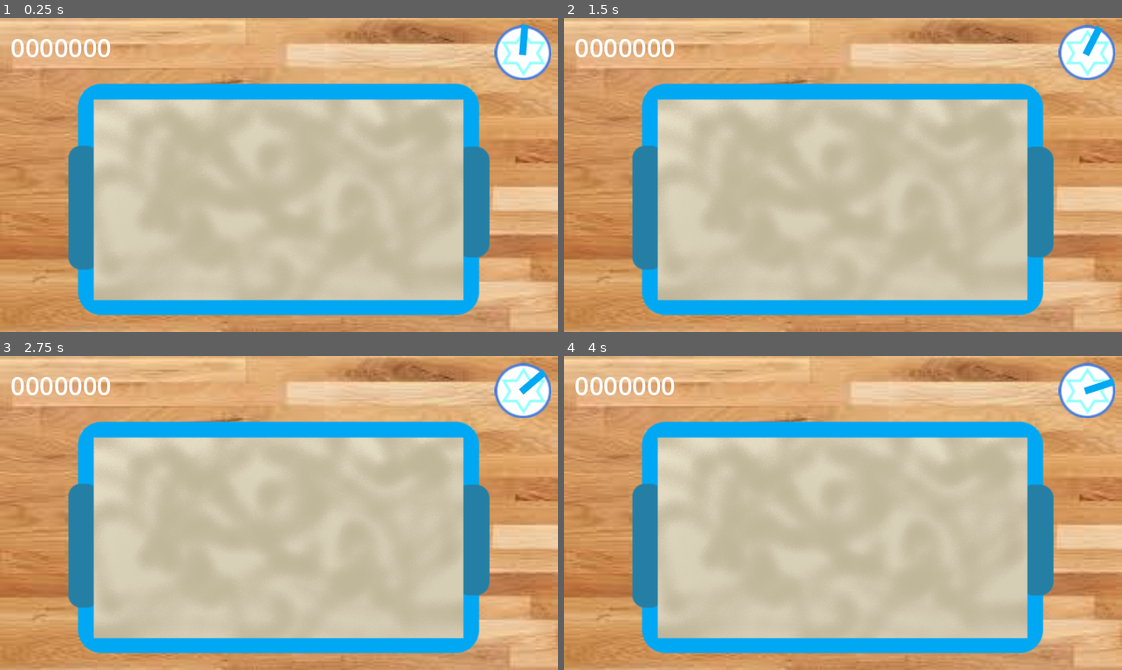
Above: before the commit, frames 1-4 (two rows, left to right).
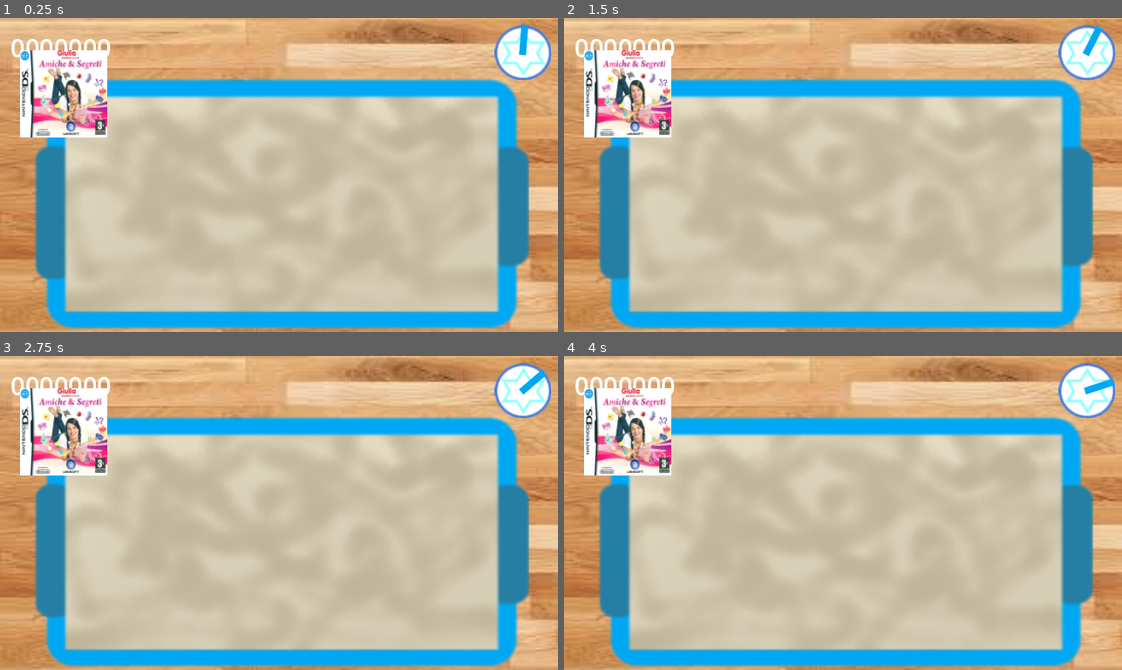
Above: after the commit, the same moments.

Repository: CrimsonStar001/Isa-passione-forever
Game: Godot game, scene res://Minigame/scava_la_lettiera.tscn
The game is run twice, just before and just after one commit, with the same random seed, the same clock (stepped at 60 frames per second) and the same inputs. This scene is started directly instead of the project's main scene.
Inputs (mouse positions are in pixels of both pictures, inside the frame that each line leads up to):
- Up to frame 1 (0.25 s): no input
- Up to frame 2 (1.5 s): tap Enter at 0.5 s; move the mouse to (1038, 209) at 0.52 s; hold Right (ui_right) 0.53-1.28 s; click (1038, 209) at 0.67 s; tap Space at 1.25 s; move the mouse to (731, 190) at 1.27 s; hold Left (ui_left) from 1.28 s (still down); click (731, 190) at 1.42 s
- Up to frame 3 (2.75 s): tap Enter at 2 s; move the mouse to (334, 443) at 2.02 s; release Left (ui_left) at 2.03 s; hold Right (ui_right) from 2.03 s (still down); click (334, 443) at 2.17 s
- Up to frame 4 (4 s): tap Space at 2.75 s; move the mouse to (815, 575) at 2.77 s; click (815, 575) at 2.92 s; tap Enter at 3.5 s; move the mouse to (1010, 560) at 3.52 s; release Right (ui_right) at 3.53 s; hold Left (ui_left) from 3.53 s (still down); click (1010, 560) at 3.67 s

The runs differ from the first frame. In frame 1, 27% of the frame differs, in the area x 3-95%, y 10-99%; in frame 2, 27%; in frame 3, 27%; in frame 4, 27%.

Commit message:
Aggiunto funzionalità è meglioramenti minigioco

Diff:
--- a/Menù Iniziale.tscn
+++ b/Menù Iniziale/Menù Iniziale.tscn
@@ -1,9 +1,13 @@
-[gd_scene load_steps=16 format=3 uid="uid://qh3iro7ruafi"]
-
-[ext_resource type="Texture2D" uid="uid://coxu5r6qqf062" path="res://Sprite/BackGround/Sfondo Start.png" id="1_s4kvq"]
-[ext_resource type="Texture2D" uid="uid://depjrr7ktq8uc" path="res://Sprite/Gioco 1.png" id="2_6i66r"]
-[ext_resource type="Texture2D" uid="uid://bs557ebdmlw2x" path="res://Sprite/Gioco 2.png" id="2_y41k7"]
-[ext_resource type="Script" uid="uid://b1stgf208e4we" path="res://giochi.gd" id="3_y41k7"]
+[gd_scene load_steps=20 format=3 uid="uid://qh3iro7ruafi"]
+
+[ext_resource type="Script" uid="uid://bxf2shgch8gca" path="res://Menù Iniziale/menù_iniziale.gd" id="1_n2xfy"]
+[ext_resource type="Script" uid="uid://n7yishjs8hf4" path="res://Risorse/GiochiResours.gd" id="2_h3eed"]
+[ext_resource type="Texture2D" uid="uid://coxu5r6qqf062" path="res://Sprite/BackGround/Sfondo Start.png" id="2_x3366"]
+[ext_resource type="Resource" uid="uid://dkix4m12vrike" path="res://Risorse/Minigiochi/Isa_Passione_Pulizia.tres" id="3_ftrit"]
+[ext_resource type="Texture2D" uid="uid://bs557ebdmlw2x" path="res://Sprite/Gioco 2.png" id="3_h3eed"]
+[ext_resource type="Texture2D" uid="uid://depjrr7ktq8uc" path="res://Sprite/Gioco 1.png" id="4_ftrit"]
+[ext_resource type="Resource" uid="uid://ci1r2b4hm4y5v" path="res://Risorse/Minigiochi/Isa_Passione_Pusher.tres" id="4_yhp3i"]
+[ext_resource type="Resource" uid="uid://du4ro13k5eu4q" path="res://Risorse/Minigiochi/Isa Passione Fuga.tres" id="5_yhp3i"]
 
 [sub_resource type="Animation" id="Animation_475sb"]
 resource_name = "Destro_Andare"
@@ -321,6 +325,8 @@
 }
 
 [node name="Start" type="Node2D"]
+script = ExtResource("1_n2xfy")
+images = Array[ExtResource("2_h3eed")]([ExtResource("3_ftrit"), ExtResource("4_yhp3i"), ExtResource("5_yhp3i")])
 
 [node name="Camera2D" type="Camera2D" parent="."]
 anchor_mode = 0
@@ -328,18 +334,17 @@
 
 [node name="SfondoStart" type="Sprite2D" parent="."]
 texture_repeat = 1
-texture = ExtResource("1_s4kvq")
+texture = ExtResource("2_x3366")
 centered = false
 
 [node name="GiocoSinistro" type="Sprite2D" parent="."]
 position = Vector2(320, 180)
-texture = ExtResource("2_y41k7")
+texture = ExtResource("3_h3eed")
 
 [node name="GiocoDestro" type="Sprite2D" parent="."]
 position = Vector2(540, 180)
 scale = Vector2(1.00136e-05, 1)
-texture = ExtResource("2_6i66r")
-script = ExtResource("3_y41k7")
+texture = ExtResource("4_ftrit")
 
 [node name="AnimationPlayer" type="AnimationPlayer" parent="."]
 libraries = {
@@ -356,4 +361,4 @@
 }
 movie_quit_on_finish = true
 
-[connection signal="animation_finished" from="AnimationPlayer" to="GiocoDestro" method="_on_animation_player_animation_finished"]
+[connection signal="animation_finished" from="AnimationPlayer" to="." method="_on_animation_player_animation_finished"]
--- /dev/null
+++ b/Menù Iniziale/isa_passione_pulizie_menù.tscn
@@ -0,0 +1,3 @@
+[gd_scene format=3 uid="uid://clkcci1agtl2w"]
+
+[node name="Isa_Passione_Pulizie_Menù" type="Node2D"]
--- /dev/null
+++ b/Menù Iniziale/menù_iniziale.gd
@@ -0,0 +1,59 @@
+extends Node2D
+
+@onready var Sinistro = $GiocoSinistro
+@onready var Destro = $GiocoDestro # Sprite a destra
+@onready var anim = $AnimationPlayer
+@onready var anim2 = $AnimationPlayer2
+@onready var G_a = $"Gioco attuale"
+
+@export var images : Array[Mini_Giochi] = []
+
+var current_index = GlobaleAssoluta.Gamecurrent_index
+var next_index = 0
+
+func _ready():
+	Sinistro.texture = images[current_index].texture
+	Sinistro.position = Vector2(320,180)
+	if current_index + 1 < images.size():
+		Destro.texture = images[current_index + 1]
+	else:
+		Destro.texture = images[current_index].texture
+	Destro.scale.x = 0
+	Destro.position = Vector2(540,180)
+
+func _input(event):
+
+	if event.is_action_pressed("ui_right"):
+		G_a.visible = false
+		flip_destro()
+	elif event.is_action_pressed("ui_left"):
+		G_a.visible = false
+		flip_sinistro()
+
+func flip_destro():
+	if current_index + 1 < images.size():
+		next_index = current_index + 1
+		Sinistro.texture = images[next_index].texture
+		Destro.texture = images[current_index].texture
+		anim2.play("Sinistro Andare")
+		anim.play("Destro_Andare")
+		current_index = next_index
+	if current_index >= 2:
+		GlobaleAssoluta.Gamecurrent_index = current_index
+
+func flip_sinistro():
+	if current_index -1  >= 0:
+		next_index = current_index - 1
+		Destro.texture = images[next_index].texture
+		Sinistro.texture = images[current_index].texture
+		anim2.play("Destro tornare")
+		anim.play("Sinstro_Tornare")
+		current_index = next_index
+	if current_index <= 0:
+		GlobaleAssoluta.Gamecurrent_index = current_index
+
+func _on_animation_player_animation_finished():
+		G_a.position = Vector2(320,180)
+		G_a.scale.x = 1
+		G_a.visible = true
+		G_a.texture = images[current_index]
--- a/Global/Menù.tscn
+++ b/Minigame/Global/Menù.tscn
@@ -1,9 +1,9 @@
 [gd_scene load_steps=3 format=3 uid="uid://skth4d38xwk5"]
 
-[ext_resource type="Script" uid="uid://c73edakn7t0pv" path="res://Global/menù.gd" id="1_h7r22"]
+[ext_resource type="Script" uid="uid://c73edakn7t0pv" path="res://Minigame/Global/menù.gd" id="1_h7r22"]
 [ext_resource type="Texture2D" uid="uid://dhar3uhk1261p" path="res://Sprite/BackGround/Grigiume.png" id="2_lvwq5"]
 
-[node name="Menù" type="Control"]
+[node name="Menù_Pausa" type="Control"]
 process_mode = 3
 top_level = true
 layout_mode = 3
--- /dev/null
+++ b/Minigame/lettiera.gd
@@ -0,0 +1,63 @@
+extends Node2D
+# Scacchiera grande 500x250
+
+
+@export var Num_Di_Griglie : int = 8
+@export var Grandezza_Griglia: Vector2 = Vector2(500,250)
+@onready var Su_Maniglie : Texture2D = preload("res://Sprite/Gioco 1.png")
+@onready var Paletta : Texture2D = preload("res://Sprite/Oggetti/Cursori/Paletta.png")
+
+func _ready():
+	Input.set_mouse_mode(Input.MOUSE_MODE_VISIBLE)
+	Make_Grid(Num_Di_Griglie)
+
+func _process(delta):
+	var Pos_Offset : Vector2 = $Lettiera_Background.position
+	if $Maniglie.EnterManiglia == true:
+		Input.set_custom_mouse_cursor(Su_Maniglie)
+	else:
+		Input.set_custom_mouse_cursor(Paletta)
+	Make_Grid(Num_Di_Griglie)
+
+func _input(event):
+
+
+	if $Maniglie.EnterManiglia == true and event.is_action_pressed("ui_left") :
+		return
+
+func set_my_number(value):
+	if value % 2 == 0 or value % 5 == 0:
+		return value
+	else:
+		return value - 1
+
+func Make_Grid(Num_Di_Griglie):
+	var Griglie = set_my_number(Num_Di_Griglie)
+	var GriglieX = Grandezza_Griglia.x/Griglie
+	var CentroGriglieX = GriglieX/2
+
+	for x in range(Griglie):
+		for y in range(Griglie/2):
+			genera_cella(CentroGriglieX * x,CentroGriglieX * y,GriglieX)
+
+
+var cella_scene = preload("res://Oggetti/Oggetti Minori/Cacche/Cacche.tscn")
+
+func key(x: int, y: int) -> String:
+	return "%d:%d" % [x, y]
+var griglia = {}
+func genera_cella(x: int, y: int, Grandezza: int):
+	var k = key(x, y)
+	if griglia.has(k):
+		return  # già esiste
+
+	var cella = cella_scene.instantiate()
+	cella.position = Vector2(x, y) * x
+	cella.Scale = Grandezza
+	cella.x = x
+	cella.y = y
+	add_child(cella)
+	griglia[k] = cella
+
+func Chiamami(x, y):
+	print(x,y)
--- a/Minigame/maniglie.gd
+++ b/Minigame/maniglie.gd
@@ -1,15 +1,16 @@
 extends Area2D
 var hovered := false
-
+var EnterManiglia := false
 
 
 
 
 func _on_mouse_exited():
 	hovered = false
-	print("Mouse via!")
+	EnterManiglia = false
 
 
-func _on_mouse_entered() -> void:
+func _on_mouse_entered():
 	hovered = true
+	EnterManiglia = true
 	print("Mouse sopra!")
--- a/Minigame/scava_la_lettiera.tscn
+++ b/Minigame/scava_la_lettiera.tscn
@@ -1,15 +1,10 @@
-[gd_scene load_steps=9 format=3 uid="uid://bm74go4c0wh0m"]
+[gd_scene load_steps=6 format=3 uid="uid://bm74go4c0wh0m"]
 
 [ext_resource type="Script" uid="uid://d2eif4vs8t2yu" path="res://Minigame/scava_la_lettiera.gd" id="1_5mbul"]
 [ext_resource type="Texture2D" uid="uid://kgclx1tejmnv" path="res://Sprite/BackGround/Pavimento.png" id="1_wbk65"]
 [ext_resource type="PackedScene" uid="uid://bx0fiu4l72d4y" path="res://Oggetti/punteggio.tscn" id="2_llhq2"]
 [ext_resource type="PackedScene" uid="uid://dtf1lgca7gd83" path="res://Oggetti/orologio.tscn" id="4_q2v15"]
-[ext_resource type="Texture2D" uid="uid://gj1xwccicy1" path="res://Sprite/Isa Passione Pulizie/Scava la lettiera/Lettiera BackGround.png" id="5_brfcp"]
-[ext_resource type="Texture2D" uid="uid://cocv3ip7iuhjn" path="res://Sprite/Isa Passione Pulizie/Scava la lettiera/Lettiera_Foward.png" id="6_7cy2v"]
-[ext_resource type="Script" uid="uid://s1kheajunw3s" path="res://Minigame/maniglie.gd" id="7_20vek"]
-
-[sub_resource type="RectangleShape2D" id="RectangleShape2D_up3yb"]
-size = Vector2(30, 144)
+[ext_resource type="PackedScene" uid="uid://rypbdkgmhtmr" path="res://Oggetti/lettiera.tscn" id="5_q2v15"]
 
 [node name="Scava la Lettiera" type="Node2D"]
 script = ExtResource("1_5mbul")
@@ -27,34 +22,5 @@
 
 [node name="Orologio" parent="." instance=ExtResource("4_q2v15")]
 
-[node name="Lettiera" type="Node2D" parent="."]
-
-[node name="Lettiera_Background" type="Sprite2D" parent="Lettiera"]
-position = Vector2(322, 207)
-texture = ExtResource("5_brfcp")
-
-[node name="Lettiera_Foward" type="Sprite2D" parent="Lettiera/Lettiera_Background"]
-texture = ExtResource("6_7cy2v")
-
-[node name="Maniglie" type="Area2D" parent="Lettiera"]
-process_priority = 1
-process_physics_priority = 1
-collision_priority = 4.0
-priority = 3
-script = ExtResource("7_20vek")
-
-[node name="Maniglia_Collision2" type="CollisionShape2D" parent="Lettiera/Maniglie"]
-process_priority = 5
-process_physics_priority = 5
-position = Vector2(546, 220)
-shape = SubResource("RectangleShape2D_up3yb")
-
-[node name="Maglia_Pulsante" type="CollisionShape2D" parent="Lettiera/Maniglie"]
-process_priority = 5
-process_physics_priority = 5
-position = Vector2(93, 219)
-shape = SubResource("RectangleShape2D_up3yb")
-
-[connection signal="area_entered" from="Lettiera/Maniglie" to="Lettiera/Maniglie" method="_on_area_entered"]
-[connection signal="mouse_entered" from="Lettiera/Maniglie" to="Lettiera/Maniglie" method="_on_mouse_entered"]
-[connection signal="mouse_exited" from="Lettiera/Maniglie" to="Lettiera/Maniglie" method="_on_mouse_exited"]
+[node name="Lettiera" parent="." instance=ExtResource("5_q2v15")]
+position = Vector2(73, 87)
--- /dev/null
+++ b/Oggetti/Oggetti Minori/Cacche/Cacche.tscn
@@ -0,0 +1,19 @@
+[gd_scene load_steps=4 format=3 uid="uid://uaqi2qm15fhq"]
+
+[ext_resource type="Script" uid="uid://f1yvn07t0g1y" path="res://Oggetti/Oggetti Minori/Cacche/cacche.gd" id="1_aer1c"]
+[ext_resource type="Texture2D" uid="uid://depjrr7ktq8uc" path="res://Sprite/Gioco 1.png" id="2_p2isq"]
+
+[sub_resource type="RectangleShape2D" id="RectangleShape2D_yqyo4"]
+size = Vector2(1, 1)
+
+[node name="Cacche" type="Area2D"]
+script = ExtResource("1_aer1c")
+
+[node name="CollisionShape2D" type="CollisionShape2D" parent="."]
+shape = SubResource("RectangleShape2D_yqyo4")
+
+[node name="Sprite2D" type="Sprite2D" parent="."]
+visibility_layer = 2
+z_index = 2
+position = Vector2(-1.43051e-06, 4.76837e-07)
+texture = ExtResource("2_p2isq")
--- /dev/null
+++ b/Oggetti/Oggetti Minori/Cacche/cacche.gd
@@ -0,0 +1,14 @@
+extends Area2D
+
+@export var x := 0
+@export var y := 0
+@export var Scale := 1
+func _input_event(viewport, event, shape_idx):
+	if event is InputEventMouseButton and event.pressed:
+		get_parent().Chiamami(x, y)
+
+func _ready():
+	print(x, y)
+	$CollisionShape2D.scale = Vector2(Scale, Scale)
+	$".".x = x
+	$".".y = y
--- /dev/null
+++ b/Oggetti/lettiera.tscn
@@ -0,0 +1,46 @@
+[gd_scene load_steps=6 format=3 uid="uid://rypbdkgmhtmr"]
+
+[ext_resource type="Script" uid="uid://c8dpxpbuvovha" path="res://Minigame/lettiera.gd" id="1_pj3rk"]
+[ext_resource type="Texture2D" uid="uid://gj1xwccicy1" path="res://Sprite/Isa Passione Pulizie/Scava la lettiera/Lettiera BackGround.png" id="2_s44pj"]
+[ext_resource type="Texture2D" uid="uid://cocv3ip7iuhjn" path="res://Sprite/Isa Passione Pulizie/Scava la lettiera/Lettiera_Foward.png" id="3_17vka"]
+[ext_resource type="Script" uid="uid://s1kheajunw3s" path="res://Minigame/maniglie.gd" id="4_lh580"]
+
+[sub_resource type="RectangleShape2D" id="RectangleShape2D_kk5s1"]
+size = Vector2(32, 157)
+
+[node name="Lettiera" type="Node2D"]
+script = ExtResource("1_pj3rk")
+
+[node name="Lettiera_Background" type="Sprite2D" parent="."]
+position = Vector2(250, 125)
+texture = ExtResource("2_s44pj")
+
+[node name="Lettiera_Foward" type="Sprite2D" parent="Lettiera_Background"]
+z_index = 1
+z_as_relative = false
+position = Vector2(0.25, 0.500005)
+scale = Vector2(1.01159, 0.896875)
+texture = ExtResource("3_17vka")
+
+[node name="Maniglie" type="Area2D" parent="."]
+process_priority = 1
+process_physics_priority = 1
+collision_priority = 4.0
+priority = 3
+script = ExtResource("4_lh580")
+
+[node name="Maniglia_Collision2" type="CollisionShape2D" parent="Maniglie"]
+process_priority = 5
+process_physics_priority = 5
+position = Vector2(516, 135)
+shape = SubResource("RectangleShape2D_kk5s1")
+
+[node name="Maglia_Pulsante" type="CollisionShape2D" parent="Maniglie"]
+process_priority = 5
+process_physics_priority = 5
+position = Vector2(-16, 134.5)
+shape = SubResource("RectangleShape2D_kk5s1")
+
+[connection signal="area_entered" from="Maniglie" to="Maniglie" method="_on_area_entered"]
+[connection signal="mouse_entered" from="Maniglie" to="Maniglie" method="_on_mouse_entered"]
+[connection signal="mouse_exited" from="Maniglie" to="Maniglie" method="_on_mouse_exited"]
--- a/Oggetti/punteggio.tscn
+++ b/Oggetti/punteggio.tscn
@@ -11,6 +11,7 @@
 script = ExtResource("1_17j2g")
 
 [node name="Label" type="Label" parent="."]
+layout_mode = 0
 offset_left = 12.0
 offset_top = 14.0
 offset_right = 182.0
--- /dev/null
+++ b/Risorse/GiochiResours.gd
@@ -0,0 +1,6 @@
+class_name Mini_Giochi
+extends Resource
+
+@export var texture: Texture2D
+@export var Scena : String
+@export var Nome: String
--- /dev/null
+++ b/Risorse/Minigiochi/Isa Passione Fuga.tres
@@ -0,0 +1,11 @@
+[gd_resource type="Resource" script_class="Mini_Giochi" load_steps=3 format=3 uid="uid://du4ro13k5eu4q"]
+
+[ext_resource type="Script" uid="uid://n7yishjs8hf4" path="res://Risorse/GiochiResours.gd" id="1_3dhx5"]
+[ext_resource type="Texture2D" uid="uid://dqcekbowr8oll" path="res://Sprite/Gioco 3.png" id="2_0mf5p"]
+
+[resource]
+script = ExtResource("1_3dhx5")
+texture = ExtResource("2_0mf5p")
+Scena = ""
+Nome = "Isa passione Fuga"
+metadata/_custom_type_script = "uid://n7yishjs8hf4"
--- /dev/null
+++ b/Risorse/Minigiochi/Isa_Passione_Pulizia.tres
@@ -0,0 +1,11 @@
+[gd_resource type="Resource" script_class="Mini_Giochi" load_steps=3 format=3 uid="uid://dkix4m12vrike"]
+
+[ext_resource type="Script" uid="uid://n7yishjs8hf4" path="res://Risorse/GiochiResours.gd" id="1_e5dg2"]
+[ext_resource type="Texture2D" uid="uid://depjrr7ktq8uc" path="res://Sprite/Gioco 1.png" id="2_sbc3g"]
+
+[resource]
+script = ExtResource("1_e5dg2")
+texture = ExtResource("2_sbc3g")
+Scena = "res://Menù Iniziale/isa_passione_pulizie_menù.tscn"
+Nome = "Isa Passione Pulizie"
+metadata/_custom_type_script = "uid://n7yishjs8hf4"
--- /dev/null
+++ b/Risorse/Minigiochi/Isa_Passione_Pusher.tres
@@ -0,0 +1,11 @@
+[gd_resource type="Resource" script_class="Mini_Giochi" load_steps=3 format=3 uid="uid://ci1r2b4hm4y5v"]
+
+[ext_resource type="Script" uid="uid://n7yishjs8hf4" path="res://Risorse/GiochiResours.gd" id="1_7twtl"]
+[ext_resource type="Texture2D" uid="uid://bs557ebdmlw2x" path="res://Sprite/Gioco 2.png" id="2_dtodr"]
+
+[resource]
+script = ExtResource("1_7twtl")
+texture = ExtResource("2_dtodr")
+Scena = "\"\""
+Nome = "Isa Passione Pusher"
+metadata/_custom_type_script = "uid://n7yishjs8hf4"
--- a/giochi.gd
+++ /dev/null
@@ -1,61 +0,0 @@
-extends Node2D
-
-@onready var Sinistro = $"../GiocoSinistro"
-@onready var Destro = $"."  # Sprite a destra
-@onready var anim = $"../AnimationPlayer"
-@onready var anim2 = $"../AnimationPlayer2"
-var images = [
-	preload("res://Sprite/Gioco 1.png"),
-	preload("res://Sprite/Gioco 2.png"),
-	preload("res://Sprite/Gioco 3.png")
-]
-
-var current_index = GlobaleAssoluta.Gamecurrent_index
-var next_index = 0
-
-func _ready():
-	Sinistro.texture = images[current_index]
-	Sinistro.position = Vector2(320,180)
-	if current_index + 1 < images.size():
-		Destro.texture = images[current_index + 1]
-	else:
-		Destro.texture = images[current_index]
-	Destro.scale.x = 0
-	Destro.position = Vector2(540,180)
-
-func _input(event):
-
-	if event.is_action_pressed("ui_right"):
-		$"../Gioco attuale".visible = false
-		flip_destro()
-	elif event.is_action_pressed("ui_left"):
-		$"../Gioco attuale".visible = false
-		flip_sinistro()
-
-func flip_destro():
-	if current_index + 1 < images.size():
-		next_index = current_index + 1
-		Sinistro.texture = images[next_index]
-		Destro.texture = images[current_index]
-		anim2.play("Sinistro Andare")
-		anim.play("Destro_Andare")
-		current_index = next_index
-	if current_index >= 2:
-		GlobaleAssoluta.Gamecurrent_index = current_index
-
-func flip_sinistro():
-	if current_index -1  >= 0:
-		next_index = current_index - 1
-		Destro.texture = images[next_index]
-		Sinistro.texture = images[current_index]
-		anim2.play("Destro tornare")
-		anim.play("Sinstro_Tornare")
-		current_index = next_index
-	if current_index <= 0:
-		GlobaleAssoluta.Gamecurrent_index = current_index
-
-func _on_animation_player_animation_finished():
-		$"../Gioco attuale".position = Vector2(320,180)
-		$"../Gioco attuale".scale.x = 1
-		$"../Gioco attuale".visible = true
-		$"../Gioco attuale".texture = images[current_index]
--- a/project.godot
+++ b/project.godot
@@ -11,15 +11,15 @@
 [application]
 
 config/name="Isa Passione Forever"
-run/main_scene="res://Menù Iniziale.tscn"
+run/main_scene="res://Menù Iniziale/Menù Iniziale.tscn"
 config/features=PackedStringArray("4.4", "Forward Plus")
 boot_splash/bg_color=Color(0, 0, 0, 1)
 config/icon="res://icon.svg"
 
 [autoload]
 
-"Menù"="*res://Global/Menù.tscn"
-GlobaleAssoluta="*res://Global/Globale_Assoluta.gd"
+"Menù"="*res://Minigame/Global/Menù.tscn"
+GlobaleAssoluta="*res://Minigame/Global/Globale_Assoluta.gd"
 
 [display]
 
Not shown: 1 places in Menù Iniziale/Menù Iniziale.tscn that only renumber resources
Not shown, added: Menù Iniziale/menù_iniziale.gd.uid
Renamed: Global/Globale_Assoluta.gd -> Minigame/Global/Globale_Assoluta.gd
Renamed: Global/Globale_Assoluta.gd.uid -> Minigame/Global/Globale_Assoluta.gd.uid
Renamed: Global/menù.gd -> Minigame/Global/menù.gd
Renamed: Global/menù.gd.uid -> Minigame/Global/menù.gd.uid
Not shown, added: Minigame/lettiera.gd.uid
Not shown, added: Oggetti/Oggetti Minori/Cacche/cacche.gd.uid
Not shown, added: Risorse/GiochiResours.gd.uid
Binary file changed: Sprite/Isa Passione Pulizie/Scava la lettiera/Lettiera BackGround.png
Binary file changed: Sprite/Isa Passione Pulizie/Scava la lettiera/Lettiera_Foward.png
Binary file added: Sprite/Oggetti/Cursori/Paletta.png
(and 1 more such lines)
